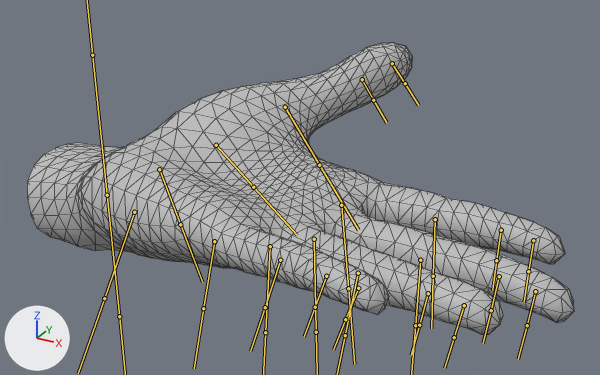
The FBX model models/left_new.fbx as it was, and as the next commit left it.
Camera for both pictures: a 50 mm camera at (0.221, -0.236, 0.141) aimed at (0.082, 0.016, 0.015). Every picture has the same lights, and +X, +Y and +Z are marked at lower left. Both versions are drawn at the pose saved in each file; the numbers are the values there. The bones that bend it are drawn over the model as lines. Mesh edges are drawn as thin lines.

Names of what the first picture shows: 'l_handMeshNode'.
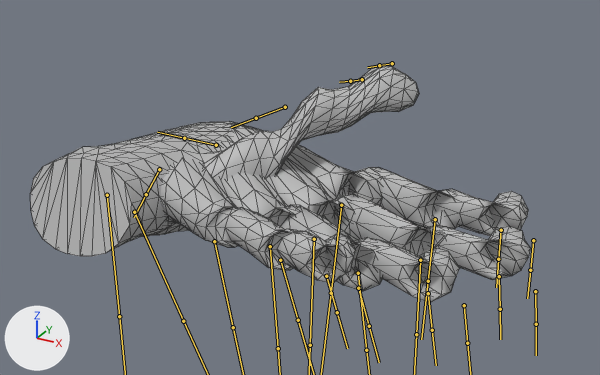
The change, as JSON lines over the scene's bpy script:
```json
{"block": "bone_b_l_wrist", "where": "bone_b_l_wrist = bpy.data.objects['Armature'].pose.bones['b_l_wrist']"}
{"op": "set", "path": "bone_b_l_wrist.rotation_quaternion", "old": "(1.0, 0.0, 0.0, 0.0)", "new": "(0.0, 0.707, 0.0, -0.707)", "note": "degrees (0, 0, 0) -> degrees (180, 90, 0)"}
{"block": "bone_b_l_thumb1", "where": "bone_b_l_thumb1 = bpy.data.objects['Armature'].pose.bones['b_l_thumb1']"}
{"op": "set", "path": "bone_b_l_thumb1.rotation_quaternion", "old": "(1.0, 0.0, 0.0, 0.0)", "new": "(0.0, -0.874, 0.262, -0.409)", "note": "degrees (0, 0, 0) -> degrees (-162, -46, -41)"}
{"block": "bone_b_l_thumb2", "where": "bone_b_l_thumb2 = bpy.data.objects['Armature'].pose.bones['b_l_thumb2']"}
{"op": "set", "path": "bone_b_l_thumb2.rotation_quaternion", "old": "(1.0, 0.0, 0.0, 0.0)", "new": "(0.0, 0.96, -0.16, 0.231)", "note": "degrees (0, 0, 0) -> degrees (-175, -26, -20)"}
{"block": "bone_b_l_thumb3", "where": "bone_b_l_thumb3 = bpy.data.objects['Armature'].pose.bones['b_l_thumb3']"}
{"op": "set", "path": "bone_b_l_thumb3.rotation_quaternion", "old": "(1.0, 0.0, 0.0, 0.0)", "new": "(0.0, 0.93, 0.002, 0.368)", "note": "degrees (0, 0, 0) -> degrees (180, -43, 0)"}
{"block": "bone_b_l_index1", "where": "bone_b_l_index1 = bpy.data.objects['Armature'].pose.bones['b_l_index1']"}
{"op": "set", "path": "bone_b_l_index1.rotation_quaternion", "old": "(1.0, 0.0, 0.0, 0.0)", "new": "(0.0, 0.675, -0.104, -0.73)", "note": "degrees (0, 0, 0) -> degrees (67, 80, -122)"}
{"block": "bone_b_l_index2", "where": "bone_b_l_index2 = bpy.data.objects['Armature'].pose.bones['b_l_index2']"}
{"op": "set", "path": "bone_b_l_index2.rotation_quaternion", "old": "(1.0, 0.0, 0.0, 0.0)", "new": "(0.0, 0.664, -0.07, -0.744)", "note": "degrees (0, 0, 0) -> degrees (44, 81, -141)"}
{"block": "bone_b_l_index3", "where": "bone_b_l_index3 = bpy.data.objects['Armature'].pose.bones['b_l_index3']"}
{"op": "set", "path": "bone_b_l_index3.rotation_quaternion", "old": "(1.0, 0.0, 0.0, 0.0)", "new": "(0.0, -0.625, -0.047, 0.78)", "note": "degrees (0, 0, 0) -> degrees (-19, 77, 165)"}
{"block": "bone_b_l_middle1", "where": "bone_b_l_middle1 = bpy.data.objects['Armature'].pose.bones['b_l_middle1']"}
{"op": "set", "path": "bone_b_l_middle1.rotation_quaternion", "old": "(1.0, 0.0, 0.0, 0.0)", "new": "(0.0, 0.628, -0.056, -0.776)", "note": "degrees (0, 0, 0) -> degrees (23, 77, -162)"}
{"block": "bone_b_l_middle2", "where": "bone_b_l_middle2 = bpy.data.objects['Armature'].pose.bones['b_l_middle2']"}
{"op": "set", "path": "bone_b_l_middle2.rotation_quaternion", "old": "(1.0, 0.0, 0.0, 0.0)", "new": "(0.0, 0.621, -0.036, -0.783)", "note": "degrees (0, 0, 0) -> degrees (14, 77, -169)"}
{"block": "bone_b_l_middle3", "where": "bone_b_l_middle3 = bpy.data.objects['Armature'].pose.bones['b_l_middle3']"}
{"op": "set", "path": "bone_b_l_middle3.rotation_quaternion", "old": "(1.0, 0.0, 0.0, 0.0)", "new": "(0.0, 0.605, 0.133, -0.785)", "note": "degrees (0, 0, 0) -> degrees (-42, 72, 149)"}
{"block": "bone_b_l_ring1", "where": "bone_b_l_ring1 = bpy.data.objects['Armature'].pose.bones['b_l_ring1']"}
{"op": "set", "path": "bone_b_l_ring1.rotation_quaternion", "old": "(1.0, 0.0, 0.0, 0.0)", "new": "(0.0, -0.514, -0.023, 0.858)", "note": "degrees (0, 0, 0) -> degrees (-5, 62, 177)"}
{"block": "bone_b_l_ring2", "where": "bone_b_l_ring2 = bpy.data.objects['Armature'].pose.bones['b_l_ring2']"}
{"op": "set", "path": "bone_b_l_ring2.rotation_quaternion", "old": "(1.0, 0.0, 0.0, 0.0)", "new": "(0.0, 0.509, 0.075, -0.857)", "note": "degrees (0, 0, 0) -> degrees (-15, 61, 171)"}
{"block": "bone_b_l_ring3", "where": "bone_b_l_ring3 = bpy.data.objects['Armature'].pose.bones['b_l_ring3']"}
{"op": "set", "path": "bone_b_l_ring3.rotation_quaternion", "old": "(1.0, 0.0, 0.0, 0.0)", "new": "(0.0, 0.554, 0.107, -0.826)", "note": "degrees (0, 0, 0) -> degrees (-26, 66, 163)"}
{"block": "bone_b_l_pinky0", "where": "bone_b_l_pinky0 = bpy.data.objects['Armature'].pose.bones['b_l_pinky0']"}
{"op": "set", "path": "bone_b_l_pinky0.rotation_quaternion", "old": "(1.0, 0.0, 0.0, 0.0)", "new": "(0.0, -0.492, -0.303, 0.816)", "note": "degrees (0, 0, 0) -> degrees (-56, 53, 150)"}
{"block": "bone_b_l_pinky1", "where": "bone_b_l_pinky1 = bpy.data.objects['Armature'].pose.bones['b_l_pinky1']"}
{"op": "set", "path": "bone_b_l_pinky1.rotation_quaternion", "old": "(1.0, 0.0, 0.0, 0.0)", "new": "(0.0, -0.511, -0.122, 0.851)", "note": "degrees (0, 0, 0) -> degrees (-25, 60, 165)"}
{"block": "bone_b_l_pinky2", "where": "bone_b_l_pinky2 = bpy.data.objects['Armature'].pose.bones['b_l_pinky2']"}
{"op": "set", "path": "bone_b_l_pinky2.rotation_quaternion", "old": "(1.0, 0.0, 0.0, 0.0)", "new": "(0.0, -0.432, -0.2, 0.879)", "note": "degrees (0, 0, 0) -> degrees (-33, 49, 165)"}
{"block": "bone_b_l_pinky3", "where": "bone_b_l_pinky3 = bpy.data.objects['Armature'].pose.bones['b_l_pinky3']"}
{"op": "set", "path": "bone_b_l_pinky3.rotation_quaternion", "old": "(1.0, 0.0, 0.0, 0.0)", "new": "(0.0, 0.506, 0.221, -0.833)", "note": "degrees (0, 0, 0) -> degrees (-43, 58, 155)"}
```

Where the change shows, as pixel boxes (x1, y1, x2, y2) in the pictures (600 x 375 px):
```json
{"object": "l_handMeshNode", "change": "posed", "before": [27, 42, 574, 334], "after": [30, 66, 530, 302], "on screen": "9% narrower, 19% shorter"}
{"bone": "b_l_wrist", "before": "(107, 195) to (92, 55)", "after": "(107, 195) to (119, 316)"}
{"bone": "b_l_thumb1", "before": "(216, 145) to (253, 187)", "after": "(216, 145) to (184, 138)"}
{"bone": "b_l_thumb2", "before": "(285, 107) to (319, 165)", "after": "(285, 107) to (256, 118)"}
{"bone": "b_l_thumb3", "before": "(362, 79) to (373, 100)", "after": "(362, 79) to (350, 81)"}
{"bone": "b_l_index1", "before": "(341, 205) to (348, 288)", "after": "(341, 205) to (331, 293)"}
{"bone": "b_l_index2", "before": "(435, 219) to (433, 276)", "after": "(435, 219) to (428, 281)"}
{"bone": "b_l_index3", "before": "(501, 230) to (496, 260)", "after": "(501, 230) to (498, 259)"}
{"bone": "b_l_middle1", "before": "(314, 239) to (316, 332)", "after": "(314, 239) to (310, 345)"}
{"bone": "b_l_middle2", "before": "(420, 260) to (415, 325)", "after": "(420, 260) to (416, 334)"}
{"bone": "b_l_middle3", "before": "(499, 276) to (491, 310)", "after": "(499, 276) to (500, 309)"}
{"bone": "b_l_ring1", "before": "(270, 246) to (265, 332)", "after": "(270, 246) to (278, 348)"}
{"bone": "b_l_ring2", "before": "(358, 273) to (345, 335)", "after": "(358, 273) to (366, 350)"}
{"bone": "b_l_ring3", "before": "(428, 293) to (419, 325)", "after": "(428, 293) to (432, 330)"}
{"bone": "b_l_pinky0", "before": "(134, 212) to (104, 298)", "after": "(134, 212) to (183, 321)"}
{"bone": "b_l_pinky1", "before": "(214, 241) to (203, 308)", "after": "(214, 241) to (233, 327)"}
{"bone": "b_l_pinky2", "before": "(280, 260) to (265, 307)", "after": "(280, 260) to (298, 320)"}
{"bone": "b_l_pinky3", "before": "(326, 276) to (315, 307)", "after": "(326, 276) to (337, 312)"}
```
